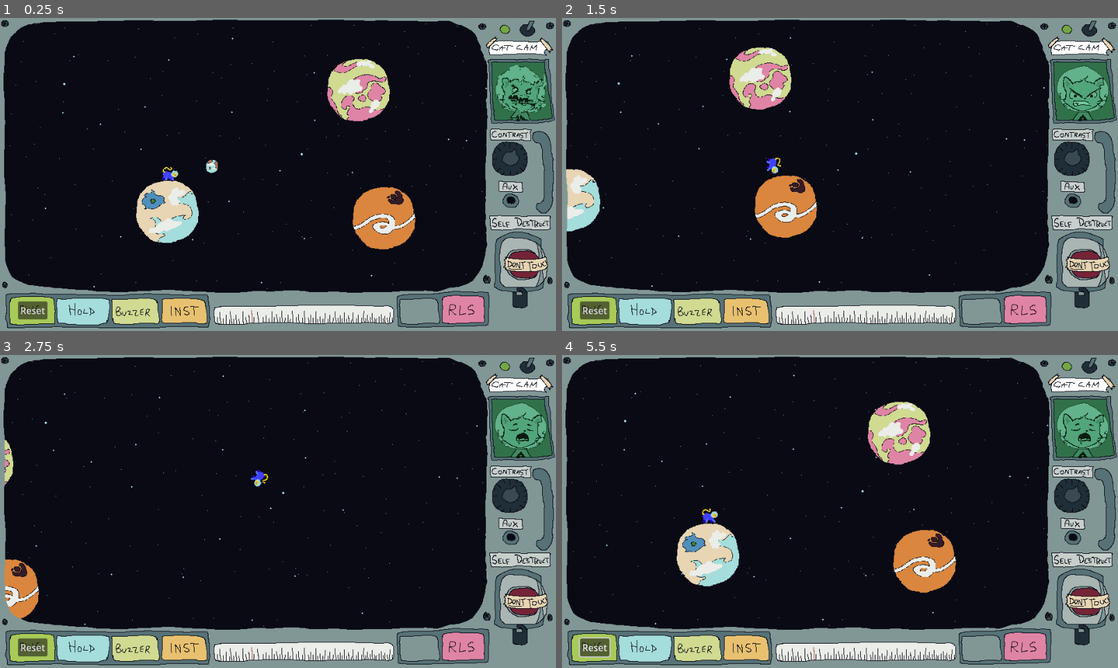
Above: before the commit, frames 1-4 (two rows, left to right).
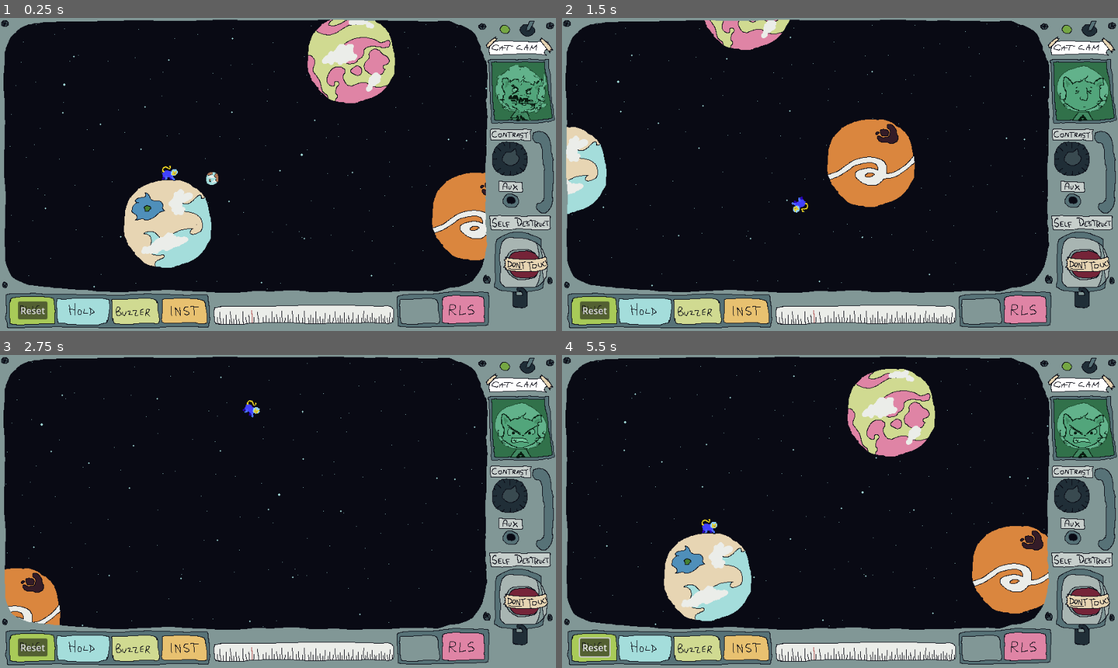
Above: after the commit, the same moments.

Repository: butlernc/space.cat.launcher
Game: Godot game, scene res://Scenes/main.tscn
Same seed, same stepped clock (60 frames per second), same inputs: the game is played once before the commit and once after it.
Inputs (mouse positions are in pixels of both pictures, inside the frame that each line leads up to):
- Up to frame 1 (0.25 s): no input
- Up to frame 2 (1.5 s): move the mouse to (962, 158) at 0.52 s; press the mouse at (962, 158) at 0.53 s; move the mouse to (728, 190) at 1.27 s; release the mouse at (728, 190) at 1.28 s; right-click (728, 190) at 1.35 s
- Up to frame 3 (2.75 s): move the mouse to (333, 442) at 2.02 s; press the mouse at (333, 442) at 2.03 s
- Up to frame 4 (5.5 s): move the mouse to (812, 574) at 2.77 s; release the mouse at (812, 574) at 2.78 s; right-click (812, 574) at 2.85 s; move the mouse to (1006, 558) at 3.52 s; press the mouse at (1006, 558) at 3.53 s; release the mouse at (1006, 558) at 4.25 s; click "Reset" at 4.25 s; move the mouse to (673, 464) at 5.02 s; right-click (673, 464) at 5.1 s

The runs differ from the first frame. In frame 1, 11% of the frame differs, in the area x 1-88%, y 0-87%; in frame 2, 10%; in frame 3, 1.9%; in frame 4, 12%, in the area x 1-97%, y 1-87%.

Commit message:
reset asset sizes and changed default view to full screen

Diff:
--- a/Scenes/main.tscn
+++ b/Scenes/main.tscn
@@ -29,7 +29,7 @@
 
 [node name="Player" parent="." instance=ExtResource("3_iwsuf")]
 texture_filter = 1
-position = Vector2(-155, 34)
+position = Vector2(-155, 13)
 max_contacts_reported = 1
 contact_monitor = true
 can_sleep = false
@@ -62,23 +62,24 @@
 metadata/_edit_group_ = true
 
 [node name="CollisionShape2D" type="CollisionShape2D" parent="Planets/Large/Large 1"]
+scale = Vector2(1.43, 1.43)
 shape = ExtResource("6_lbsq1")
 
 [node name="Texture" type="Sprite2D" parent="Planets/Large/Large 1"]
 texture_filter = 1
-scale = Vector2(0.71, 0.71)
 texture = ExtResource("9_mwsff")
 
 [node name="gravity-well" type="Area2D" parent="Planets/Large/Large 1"]
 gravity_space_override = 1
 gravity_point = true
-gravity = 1309.2
+gravity = 1300.0
 
 [node name="gravity-well-shape" type="CollisionShape2D" parent="Planets/Large/Large 1/gravity-well"]
+scale = Vector2(1.5, 1.5)
 shape = SubResource("CircleShape2D_5mp7u")
 
 [node name="Large 2" type="RigidBody2D" parent="Planets/Large"]
-position = Vector2(172, -110)
+position = Vector2(159, -184)
 mass = 10000.0
 gravity_scale = 0.0
 can_sleep = false
@@ -87,23 +88,24 @@
 metadata/_edit_group_ = true
 
 [node name="CollisionShape2D" type="CollisionShape2D" parent="Planets/Large/Large 2"]
+scale = Vector2(1.43, 1.43)
 shape = ExtResource("6_lbsq1")
 
 [node name="Texture" type="Sprite2D" parent="Planets/Large/Large 2"]
 texture_filter = 1
-scale = Vector2(0.71, 0.71)
 texture = ExtResource("8_bv5t0")
 
 [node name="gravity-well" type="Area2D" parent="Planets/Large/Large 2"]
 gravity_space_override = 1
 gravity_point = true
-gravity = 641.374
+gravity = 1300.0
 
 [node name="gravity-well-shape" type="CollisionShape2D" parent="Planets/Large/Large 2/gravity-well"]
+scale = Vector2(1.5, 1.5)
 shape = SubResource("CircleShape2D_5mp7u")
 
 [node name="Large 3" type="RigidBody2D" parent="Planets/Large"]
-position = Vector2(216, 111)
+position = Vector2(374, 87)
 mass = 10000.0
 gravity_scale = 0.0
 can_sleep = false
@@ -112,19 +114,20 @@
 metadata/_edit_group_ = true
 
 [node name="CollisionShape2D" type="CollisionShape2D" parent="Planets/Large/Large 3"]
+scale = Vector2(1.43, 1.43)
 shape = ExtResource("6_lbsq1")
 
 [node name="Texture" type="Sprite2D" parent="Planets/Large/Large 3"]
 texture_filter = 1
-scale = Vector2(0.71, 0.71)
 texture = ExtResource("10_5pnan")
 
 [node name="gravity-well" type="Area2D" parent="Planets/Large/Large 3"]
 gravity_space_override = 1
 gravity_point = true
-gravity = 1309.2
+gravity = 1300.0
 
 [node name="gravity-well-shape" type="CollisionShape2D" parent="Planets/Large/Large 3/gravity-well"]
+scale = Vector2(1.5, 1.5)
 shape = SubResource("CircleShape2D_5mp7u")
 
 [node name="Medium" type="Node" parent="Planets"]
--- a/project.godot
+++ b/project.godot
@@ -23,6 +23,8 @@
 
 window/size/viewport_width=960
 window/size/viewport_height=540
+window/size/mode=3
+window/size/resizable=false
 window/stretch/mode="viewport"
 
 [input]
